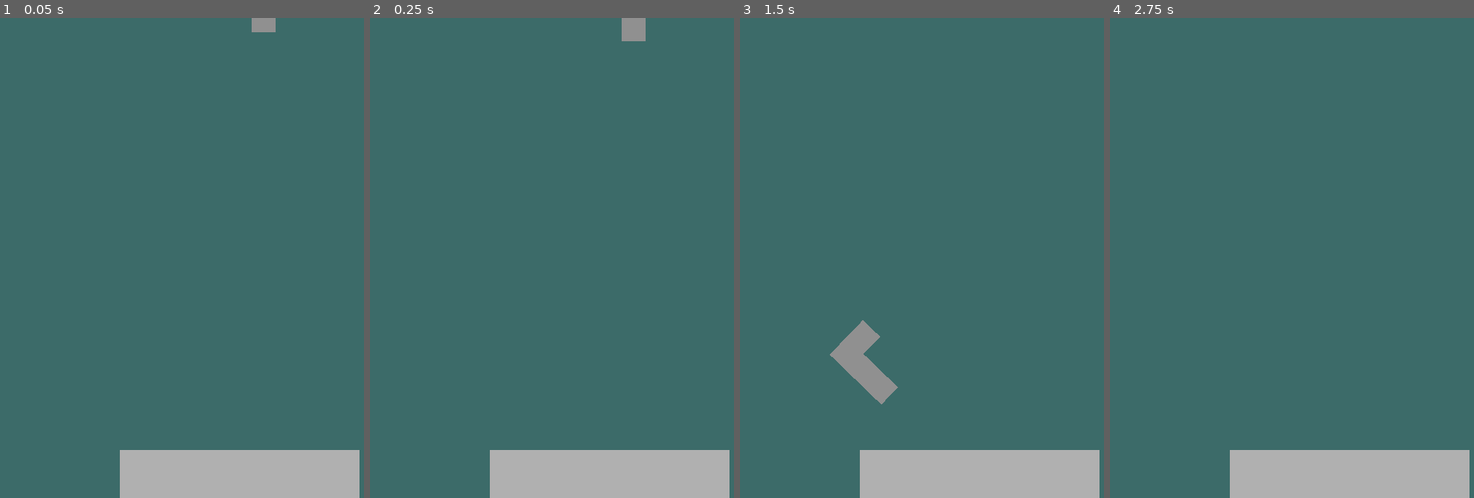
Above: before the commit, frames 1-4 (left to right).
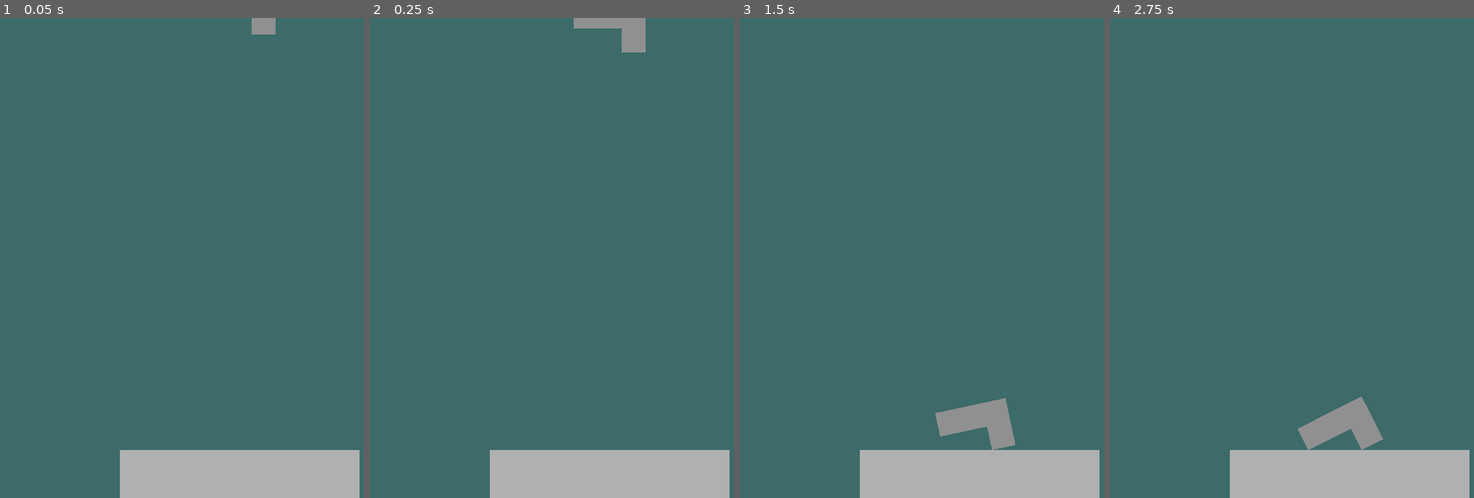
Above: after the commit, the same moments.

Repository: alexmcgowan112/Getris
Game: Godot game, scene res://Scenes/MainScene.tscn
Two runs of this game, one before a commit and one after it. Both use one fixed random seed, a clock stepped at 60 frames per second and the inputs below.
Inputs:
- Up to frame 1 (0.05 s): no input
- Up to frame 2 (0.25 s): no input
- Up to frame 3 (1.5 s): hold Right (right) 0.53-1.28 s; hold Space (drop) 0.53-1.28 s; hold Down (down) from 1.28 s (still down); tap Space (drop) at 1.35 s
- Up to frame 4 (2.75 s): release Down (down) at 2.03 s; hold Right (right) from 2.03 s (still down); hold Space (drop) from 2.03 s (still down)

The runs differ from the first frame. In frame 1, less than 0.1% of the frame differs, in the area x 69-76%, y 2-4%; in frame 2, 0.4%; in frame 3, 2.6%, in the area x 24-76%, y 62-90%; in frame 4, 1.3%.

Commit message:
1 moveable piece

Diff:
--- a/Scenes/MainScene.tscn
+++ b/Scenes/MainScene.tscn
@@ -5,7 +5,7 @@
 [ext_resource path="res://Scripts/GameManager.gd" type="Script" id=3]
 
 [sub_resource type="RectangleShape2D" id=1]
-extents = Vector2( 160, 32 )
+extents = Vector2( 160, 500 )
 
 [node name="MainScene" type="Node2D"]
 script = ExtResource( 3 )
@@ -15,14 +15,15 @@
 [node name="UI" parent="CanvasLayer" instance=ExtResource( 1 )]
 
 [node name="Ground" type="StaticBody2D" parent="."]
+position = Vector2( 0, 640 )
 
 [node name="CollisionShape2D" type="CollisionShape2D" parent="Ground"]
-position = Vector2( 0, 608 )
+position = Vector2( 0, 436 )
 shape = SubResource( 1 )
 
 [node name="Polygon2D" type="Polygon2D" parent="Ground"]
 color = Color( 0.694118, 0.694118, 0.694118, 1 )
-polygon = PoolVector2Array( -160, 576, 160, 576, 160, 640, -160, 640 )
+polygon = PoolVector2Array( -160, -64, 160, -64, 160, 0, -160, 0 )
 
 [node name="Camera2D" type="Camera2D" parent="."]
 position = Vector2( 0, 320 )
--- a/Scenes/Piece.tscn
+++ b/Scenes/Piece.tscn
@@ -8,9 +8,10 @@
 [node name="Piece" type="RigidBody2D"]
 mode = 3
 physics_material_override = SubResource( 1 )
-contacts_reported = 1
-contact_monitor = true
+sleeping = true
 script = ExtResource( 1 )
+fall_speed = 2.0
+drop_speed = 5.0
 
 [node name="Collider" type="CollisionPolygon2D" parent="."]
 scale = Vector2( 0.5, 0.5 )
@@ -21,5 +22,3 @@
 color = Color( 0.568627, 0.568627, 0.568627, 1 )
 invert_border = 10.0
 polygon = PoolVector2Array( -64, 64, -64, -64, 64, -64, 64, 64 )
-
-[connection signal="body_entered" from="." to="." method="collide"]
--- a/Scripts/Piece.gd
+++ b/Scripts/Piece.gd
@@ -15,6 +15,12 @@
 
 onready var mainScene : Node = get_parent().get_parent()
 
+# 0 = none, 1 = left, 2 = right, 3 = rotate left, 4 = rotate right
+var moveDirection : int = 0
+var frameNumMove : int
+var spinDirection: int = 0
+var frameNumSpin : int
+
 func _ready():
 	if sprite != null:
 		sprite.set_polygon(polygon)
@@ -28,49 +34,106 @@
 
 	var vertices
 	match shape:
+		#Square
 		0:
 			vertices = [Vector2(-64,-64),Vector2(64,-64),Vector2(64,64),Vector2(-64,64)]
+		#Line
 		1:
-			vertices = [Vector2(-128,-64),Vector2(128,-64),Vector2(128,0),Vector2(-128,0)]
+			#Standard
+			#vertices = [Vector2(-128,-64),Vector2(128,-64),Vector2(128,0),Vector2(-128,0)]
+			#Centered
+			vertices = [Vector2(-128,-32),Vector2(128,-32),Vector2(128,32),Vector2(-128,32)]
+		#T
 		2:
 			vertices = [Vector2(-96,-32),Vector2(96,-32),Vector2(96,32),Vector2(32,32),Vector2(32,96),Vector2(-32,96),Vector2(-32,32),Vector2(-96,32)]
+		#L
 		3:
 			vertices = [Vector2(-96,-32),Vector2(96,-32),Vector2(96,32),Vector2(-32,32),Vector2(-32,96),Vector2(-96,96)]
+		#Backwards L
 		4:
 			vertices = [Vector2(-96,-32),Vector2(96,-32),Vector2(96,96),Vector2(32,96),Vector2(32,32),Vector2(-96,32)]
+		#S
 		5:
-			vertices = [Vector2(-32,32),Vector2(-32,-32),Vector2(96,-32),Vector2(96,32),Vector2(32,32),Vector2(32,96),Vector2(-96,96),Vector2(-96,32)]
+			#Standard
+			#vertices = [Vector2(-32,32),Vector2(-32,-32),Vector2(96,-32),Vector2(96,32),Vector2(32,32),Vector2(32,96),Vector2(-96,96),Vector2(-96,32)]
+			#Centered
+			vertices = [Vector2(-32,0),Vector2(-32,-64),Vector2(96,-64),Vector2(96,0),Vector2(32,0),Vector2(32,64),Vector2(-96,64),Vector2(-96,0)]
+		#Z
 		6:
-			vertices = [Vector2(-96,-32),Vector2(32,-32),Vector2(32,32),Vector2(96,32),Vector2(96,96),Vector2(-32,96),Vector2(-32,32),Vector2(-96,32)]
+			#Standard
+			#vertices = [Vector2(-96,-32),Vector2(32,-32),Vector2(32,32),Vector2(96,32),Vector2(96,96),Vector2(-32,96),Vector2(-32,32),Vector2(-96,32)]
+			#Centered
+			vertices = [Vector2(-96,-64),Vector2(32,-64),Vector2(32,0),Vector2(96,0),Vector2(96,64),Vector2(-32,64),Vector2(-32,0),Vector2(-96,0)]
 
 	polygon = PoolVector2Array(vertices)
 	if sprite != null:
 		sprite.set_polygon(polygon)
 		collider.set_polygon(polygon)
 
-func collide(_body: Node):
-	if get_mode() == MODE_KINEMATIC:
-		if Input.is_action_pressed("drop"):
-			position.y-=32
-		elif Input.is_action_pressed("down"):
-			position.y-=drop_speed
-		else:
-			position.y-=fall_speed
-		linear_velocity.y = 0
-		set_mode(MODE_RIGID)
-		mainScene.next_piece()
+# func collide(_body: Node):
+# 	if get_mode() == MODE_KINEMATIC:
+# 		if Input.is_action_pressed("drop"):
+# 			position.y-=32
+# 		elif Input.is_action_pressed("down"):
+# 			position.y-=drop_speed
+# 		else:
+# 			position.y-=fall_speed
+# 		linear_velocity.y = 0
+# 		set_mode(MODE_RIGID)
+# 		mainScene.next_piece()
 
 func _physics_process(_delta):
 	if mode == MODE_KINEMATIC:
-		if Input.is_action_pressed("drop"):
-			move(32)
+		var movement : Vector2 = Vector2()
+		if Input.is_action_just_pressed("drop"):
+			movement.y = 600
 		elif Input.is_action_pressed("down"):
-			move(drop_speed)
+			movement.y = drop_speed
 		else:
-			move(fall_speed)
+			movement.y = fall_speed
 
-func move(amount):
-	if test_motion(Vector2(0,amount),false,0.0):
-		mode = MODE_RIGID
-	else:
-		position.y+=amount
+		if moveDirection == 0:
+			if Input.is_action_just_pressed("left"):
+				moveDirection = -1
+				frameNumMove = -3
+			if Input.is_action_just_pressed("right"):
+				moveDirection = 1
+				frameNumMove = -3
+
+		else:
+			if moveDirection == -1:
+				movement.x = -(4-abs(frameNumMove))
+			else:
+				movement.x = 4-abs(frameNumMove)
+			frameNumMove+=1
+			if frameNumMove >= 4:
+				moveDirection = 0
+
+		if spinDirection == 0:
+			if Input.is_action_just_pressed("rotate_left"):
+				spinDirection = -1
+				frameNumSpin = -8
+			if Input.is_action_just_pressed("rotate_right"):
+				spinDirection = 1
+				frameNumSpin = -8
+		else:
+			if spinDirection == -1:
+				rotation_degrees += -(9.5-abs(frameNumSpin-0.5))
+			else:
+				rotation_degrees += 9.5-abs(frameNumSpin-0.5)
+			frameNumSpin += 1
+			if frameNumSpin >= 10:
+				spinDirection = 0
+
+		move(movement)
+
+
+func move(movement : Vector2):
+	while test_motion(movement):
+		movement -= movement.normalized()
+		if movement.y <= 0 or movement.x != 0:
+			set_mode(MODE_RIGID)
+			linear_velocity = Vector2()
+			sleeping = false
+			break
+	position+=movement
